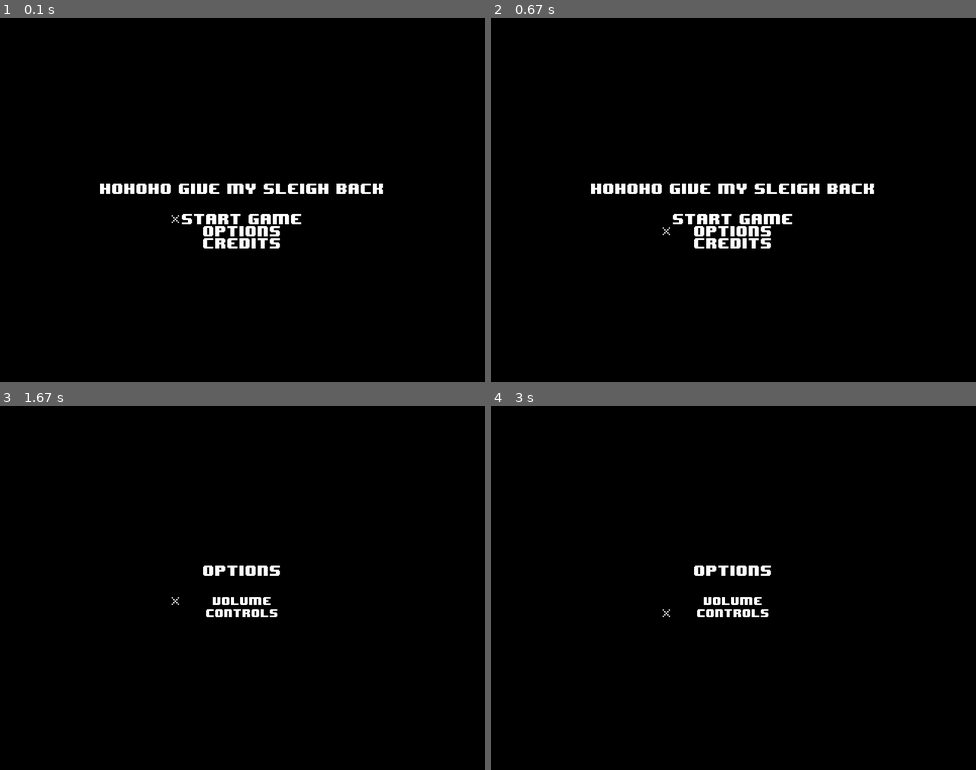
Above: before the commit, frames 1-4 (two rows, left to right).
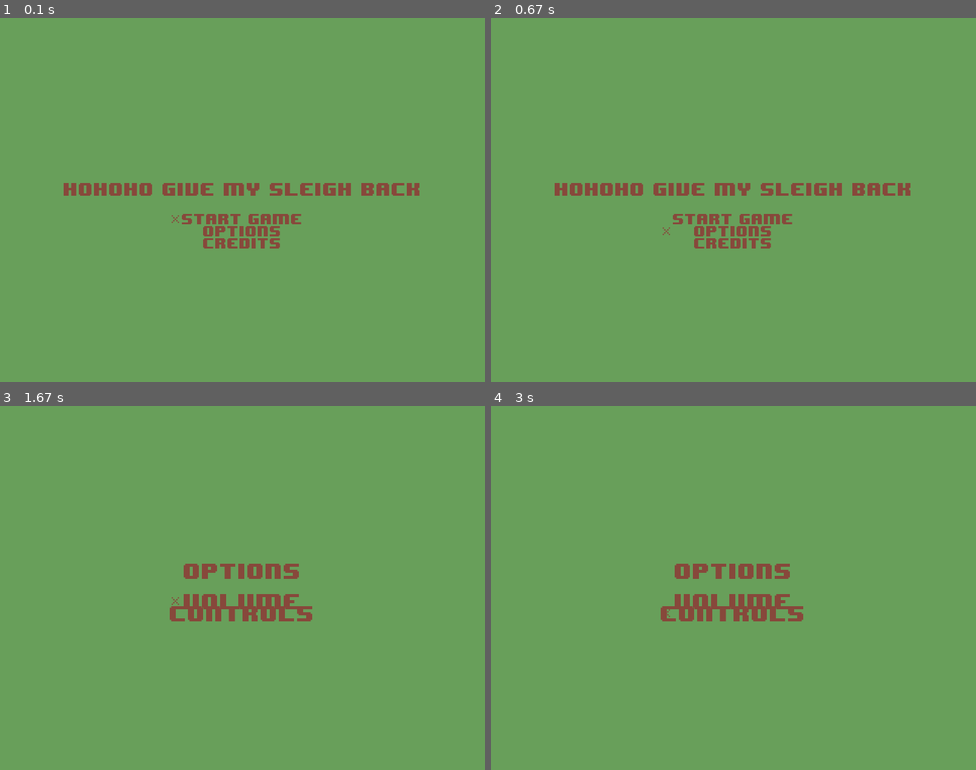
Above: after the commit, the same moments.

Repository: SupitchaThongkerd/PythonProjectHOHOHO
Game: pygame game, started from main.py
The game is run twice, just before and just after one commit, with the same random seed, the same clock (stepped at 60 frames per second) and the same inputs.
Inputs:
- Up to frame 1 (0.1 s): no input
- Up to frame 2 (0.67 s): hold Down from 0.33 s (still down)
- Up to frame 3 (1.67 s): release Down at 0.8 s; tap Enter at 0.83 s; hold Up 1.17-1.53 s; hold Down from 1.57 s (still down)
- Up to frame 4 (3 s): release Down at 1.93 s; hold Up 1.97-2.27 s; hold Down 2.3-2.6 s; hold Up from 2.63 s (still down)

The runs differ from the first frame. In frame 1, 100% of the frame differs, in the area x 0-100%, y 0-100%; in frame 2, 100%; in frame 3, 100%; in frame 4, 100%.

Commit message:
color of main menu

Diff:
--- a/game.py
+++ b/game.py
@@ -12,7 +12,7 @@
         self.window = pygame.display.set_mode(((self.DISPLAY_W,self.DISPLAY_H)))
         self.font_name = '8-BIT WONDER.TTF'
         #self.font_name = pygame.font.get_default_font()
-        self.BLACK, self.WHITE = (0, 0, 0), (255, 255, 255)
+        self.BLACK, self.WHITE = (104, 159, 90), (135, 72, 59)
         self.main_menu = MainMenu(self)
         self.options = OptionsMenu(self)
         self.credits = CreditsMenu(self)
--- a/menu.py
+++ b/menu.py
@@ -31,7 +31,7 @@
             self.game.check_events()
             self.check_input()
             self.game.display.fill(self.game.BLACK)
-            self.game.draw_text('HOHOHO GIVE MY SLEIGH BACK', 20, self.game.DISPLAY_W / 2, self.game.DISPLAY_H / 2 - 20)
+            self.game.draw_text('HOHOHO GIVE MY SLEIGH BACK', 25, self.game.DISPLAY_W / 2, self.game.DISPLAY_H / 2 - 20)
             self.game.draw_text("Start Game", 20, self.startx, self.starty)
             self.game.draw_text("Options", 20, self.optionsx, self.optionsy)
             self.game.draw_text("Credits", 20, self.creditsx, self.creditsy)
@@ -85,10 +85,10 @@
         while self.run_display:
             self.game.check_events()
             self.check_input()
-            self.game.display.fill((0, 0, 0))
-            self.game.draw_text('Options', 20, self.game.DISPLAY_W / 2, self.game.DISPLAY_H / 2 - 30)
-            self.game.draw_text("Volume", 15, self.volx, self.voly)
-            self.game.draw_text("Controls", 15, self.controlsx, self.controlsy)
+            self.game.display.fill((104, 159, 90))
+            self.game.draw_text('Options', 30, self.game.DISPLAY_W / 2, self.game.DISPLAY_H / 2 - 30)
+            self.game.draw_text("Volume", 30, self.volx, self.voly)
+            self.game.draw_text("Controls", 30, self.controlsx, self.controlsy)
             self.draw_cursor()
             self.blit_screen()
 
@@ -119,6 +119,6 @@
                 self.game.curr_menu = self.game.main_menu
                 self.run_display = False
             self.game.display.fill(self.game.BLACK)
-            self.game.draw_text('Credits', 20, self.game.DISPLAY_W / 2, self.game.DISPLAY_H / 2 - 20)
-            self.game.draw_text('diew ma sia credits', 15, self.game.DISPLAY_W / 2, self.game.DISPLAY_H / 2 + 10)
+            self.game.draw_text('Credits', 50, self.game.DISPLAY_W / 2, self.game.DISPLAY_H / 2 - 20)
+            self.game.draw_text('diew ma sia credits', 30, self.game.DISPLAY_W / 2, self.game.DISPLAY_H / 2 + 10)
             self.blit_screen()
Binary file added: FFF_Tusj.ttf
Not shown, changed: .DS_Store
